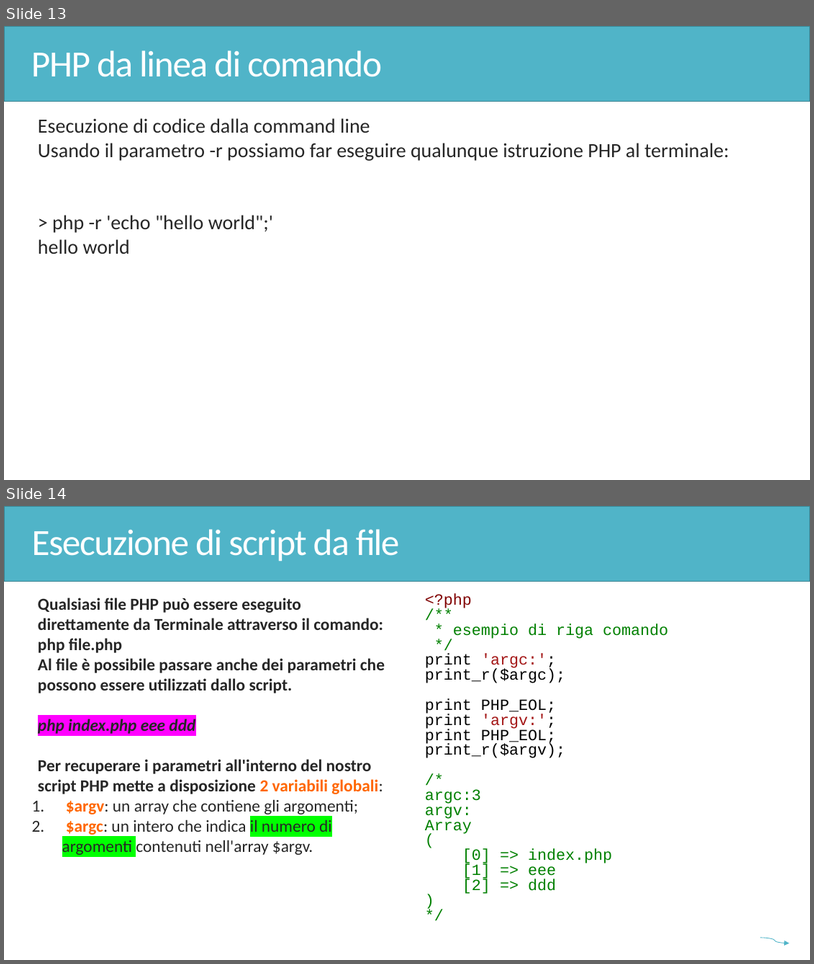
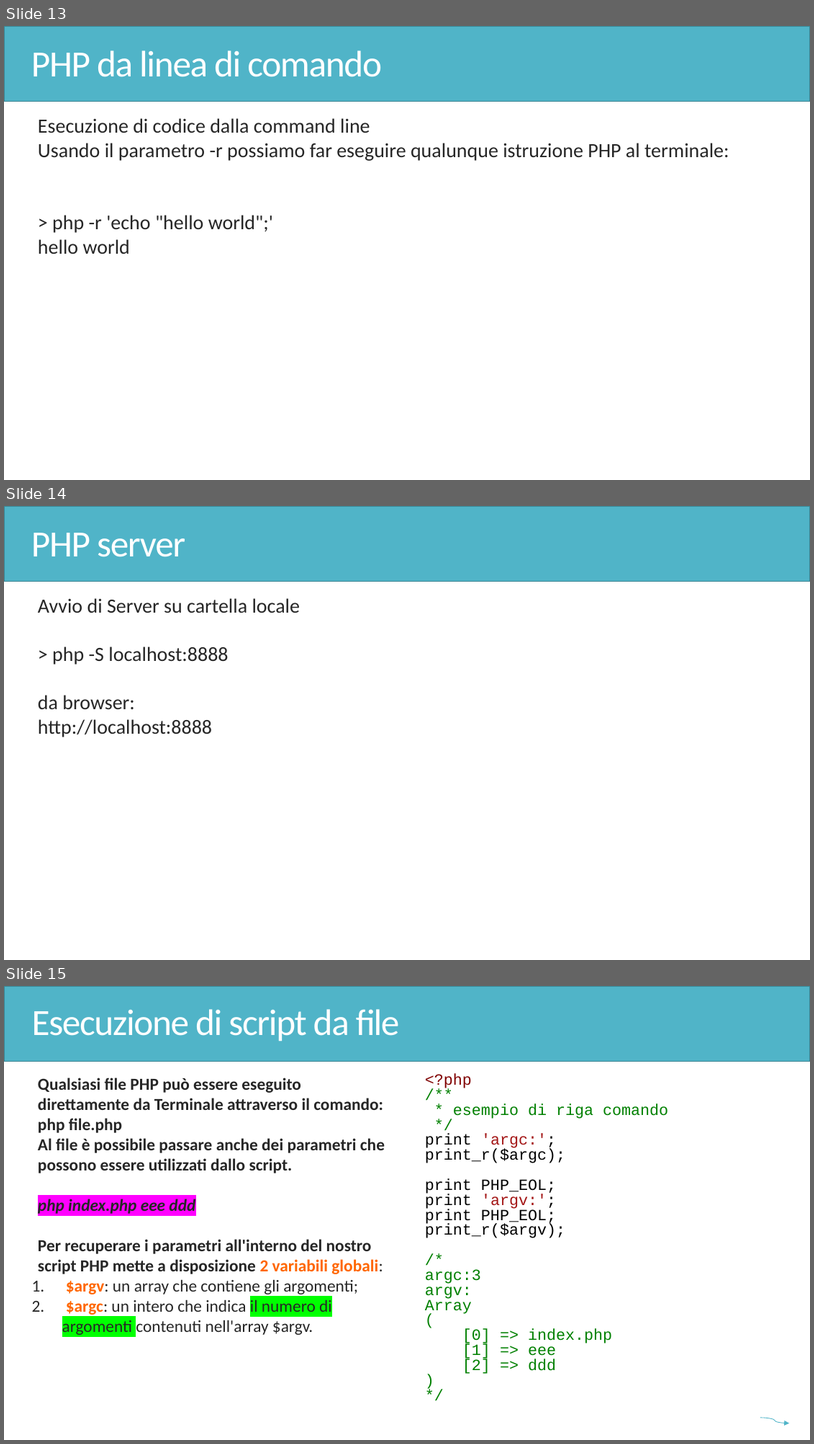
Before and after one commit to docentemaurocasadei/corso-PHP-Base, a slide deck: PHP.pptx. Shown one above the other, each under a label of ours: slides 13 and 14 before the commit, slides 13, 14 and 15 after it. The pictures are 814x964 and 814x1444 pixels, drawn with LibreOffice and Linux fonts; fonts in the diff are those of the drawing. Boxes give left, top, right and bottom in pixels: in the first picture for what was removed or moved away, otherwise in the second. Text is boxed around its words. In the diff, an @@ line names an element or a change of style, - is before the commit and + after.

```diff
--- a/PHP.pptx
+++ b/PHP.pptx
@@ slide 14 added at [4, 506, 810, 960], background #FFFFFF; not listed: 1 template element that a slide beside it also shows @@
@@ title added at [31, 533, 185, 557], 44 pt, text #FFFFFF @@
+PHP server
@@ text added at [38, 598, 301, 737], 24 pt, text #262626 @@
+  Avvio di Server su cartella locale
+  > php -S localhost:8888
+  da browser:
+  http://localhost:8888
@@ what was slide 14 is now slide 15 @@
```
Also in this commit, not shown: 2 slides removed, 1 other file.
